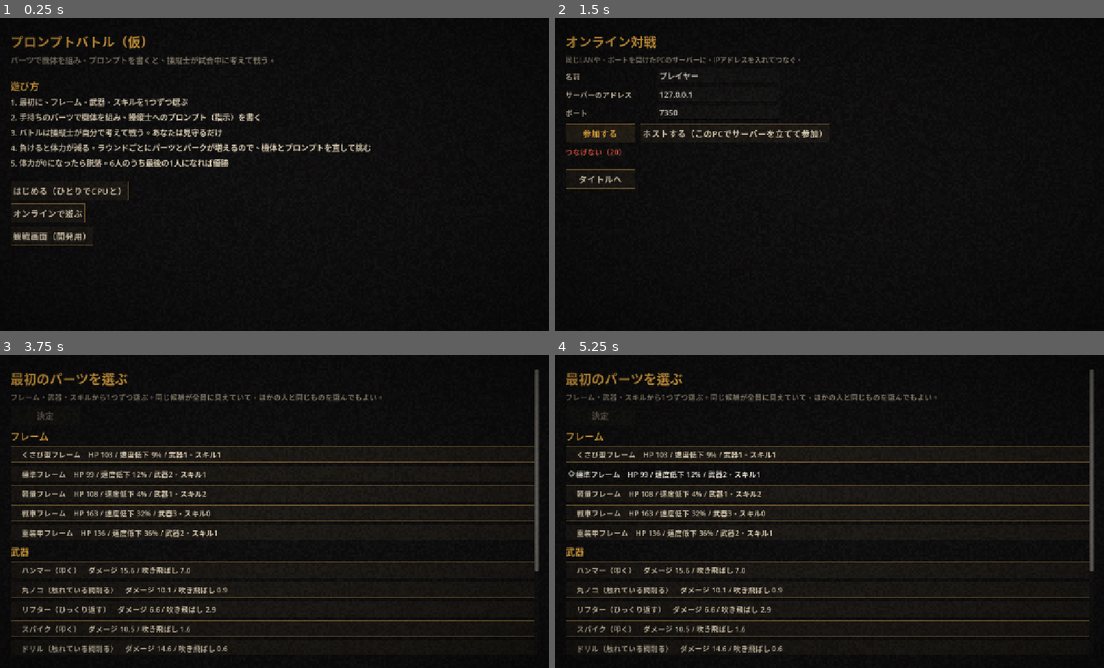
Above: before the commit, frames 1-4 (two rows, left to right).
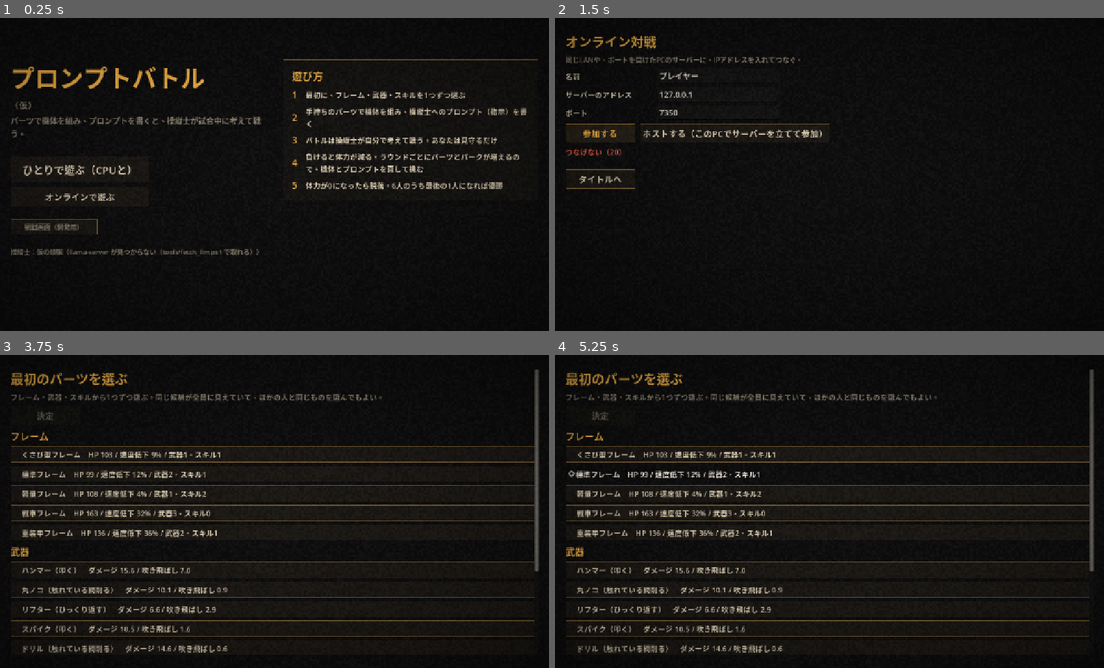
Above: after the commit, the same moments.

Repository: alhtgm/prompt-battle
Game: Godot game, scene res://view/main.tscn
Two runs of this game, one before a commit and one after it. Both use one fixed random seed, a clock stepped at 60 frames per second and the inputs below.
Inputs:
- Up to frame 1 (0.25 s): no input
- Up to frame 2 (1.5 s): click "オンラインで遊ぶ" at 0.5 s; click "参加する" at 1.25 s
- Up to frame 3 (3.75 s): click "ホストする（このPCでサーバーを立てて参加）" at 2 s; click "タイトルへ" at 2.75 s; click "はじめる（ひとりでCPUと）" (after the commit: "ひとりで遊ぶ（CPUと）") at 3.5 s
- Up to frame 4 (5.25 s): click "くさび型フレーム HP 103 / 速度低下 9% / 武…" at 4.25 s; click "標準フレーム HP 99 / 速度低下 12% / 武器2…" at 5 s

The runs differ from the first frame. In frame 1, 10% of the frame differs, in the area x 2-98%, y 5-77%; in frame 2, nothing differs; in frame 3, less than 0.1%; in frame 4, less than 0.1%.

Commit message:
UIの調整：組み立て・タイトル・バトル画面、出撃の確かめを1か所に
- 組み立て画面：枠の使い方を見出しに出し、枠がいっぱいなら選べなくする。
  問題があればその場で赤字で出し、出撃ボタンを押せなくする。残り時間を見出しの右へ（10秒を切ると赤）。
  通信対戦で送ったあとに直したら「まだ送っていない」と出す
- 体力の一覧をバーつきの表にする（組み立て画面とラウンド結果）
- タイトル画面：題名とボタンを左、遊び方の板を右に置く。操縦士の状態を出す
- バトル画面：頭上の一言が重ならないようにずらす。プロンプトの文字を大きく
- 出撃できるかの確かめを Player.assemble_build にまとめ、MatchSession・RemoteSession の
  submit_build と、状態を変えない check_build から使う（画面は check_build を呼ぶ）

Co-Authored-By: Claude Opus 5.5 <noreply@anthropic.com>

Diff:
--- a/core/match_session.gd
+++ b/core/match_session.gd
@@ -162,27 +162,21 @@
 	var p: Player = get_player(player_id)
 	if p == null or not p.alive:
 		return "そのプレイヤーは参加していない"
-	var b := Build.new()
-	b.frame = p.find_part(frame_uid)
-	for uid: Variant in weapon_uids:
-		var w: PartInstance = p.find_part(int(uid))
-		if w == null:
-			return "手持ちにない武器（uid %d）" % int(uid)
-		b.weapons.append(w)
-	for uid: Variant in skill_uids:
-		var s: PartInstance = p.find_part(int(uid))
-		if s == null:
-			return "手持ちにないスキル（uid %d）" % int(uid)
-		b.skills.append(s)
-	var err: String = b.validate(data, p.extra_weapon_slots(data), p.extra_skill_slots(data))
-	if not err.is_empty():
-		return err
-	if prompt.length() > p.prompt_max_chars(data):
-		return "プロンプトが長すぎる（%d / %d 文字）" % [prompt.length(), p.prompt_max_chars(data)]
-	p.build = b
+	var r: Dictionary = p.assemble_build(data, frame_uid, weapon_uids, skill_uids, prompt)
+	if not str(r["error"]).is_empty():
+		return r["error"]
+	p.build = r["build"]
 	p.prompt = prompt
 	p.done_this_phase = true
 	return ""
+
+
+## 出撃できるかだけを調べる（状態は変えない）。組み立て画面が、押す前に問題を見せるのに使う
+func check_build(player_id: int, frame_uid: int, weapon_uids: Array, skill_uids: Array, prompt: String) -> String:
+	var p: Player = get_player(player_id)
+	if p == null or not p.alive:
+		return "そのプレイヤーは参加していない"
+	return p.assemble_build(data, frame_uid, weapon_uids, skill_uids, prompt)["error"]
 
 
 ## 組み立てを締め切ってバトルを始める。決めていない人は、前の機体があればそのまま、なければ CPU の判断で組む
--- a/core/player.gd
+++ b/core/player.gd
@@ -61,6 +61,30 @@
 	return int(data.rule("round.prompt_max_chars")) + roundi(perk_add_total(data, "prompt.max_chars"))
 
 
+## 手持ちのパーツの uid から機体を組み、プロンプトと合わせて出撃できるかを調べる（状態は変えない）。
+## 返すのは {"build": 組んだ機体（問題があれば null）, "error": 問題（なければ空文字）}。
+## ひとりで遊ぶとき・通信対戦・組み立て画面の表示のすべてがこれを使い、確かめ方を1か所にまとめる
+func assemble_build(data: GameData, frame_uid: int, weapon_uids: Array, skill_uids: Array, prompt_text: String) -> Dictionary:
+	var b := Build.new()
+	b.frame = find_part(frame_uid)
+	for uid: Variant in weapon_uids:
+		var w: PartInstance = find_part(int(uid))
+		if w == null:
+			return {"build": null, "error": "手持ちにない武器（uid %d）" % int(uid)}
+		b.weapons.append(w)
+	for uid: Variant in skill_uids:
+		var s: PartInstance = find_part(int(uid))
+		if s == null:
+			return {"build": null, "error": "手持ちにないスキル（uid %d）" % int(uid)}
+		b.skills.append(s)
+	var err: String = b.validate(data, extra_weapon_slots(data), extra_skill_slots(data))
+	if not err.is_empty():
+		return {"build": null, "error": err}
+	if prompt_text.length() > prompt_max_chars(data):
+		return {"build": null, "error": "プロンプトが長すぎる（%d / %d 文字）" % [prompt_text.length(), prompt_max_chars(data)]}
+	return {"build": b, "error": ""}
+
+
 ## パークの効果をかけた、バトルで使う機体を作る（元の手持ちパーツは変えない）
 func effective_build(data: GameData) -> Build:
 	var b := Build.new()
--- a/net/remote_session.gd
+++ b/net/remote_session.gd
@@ -180,17 +180,22 @@
 	var me: Player = get_player(my_id)
 	if me == null or not me.alive:
 		return "参加していない"
-	var b: Build = _build_from_uids(me, {"frame": frame_uid, "weapons": weapon_uids, "skills": skill_uids})
-	var err: String = b.validate(data, me.extra_weapon_slots(data), me.extra_skill_slots(data))
-	if not err.is_empty():
-		return err
-	if prompt.length() > me.prompt_max_chars(data):
-		return "プロンプトが長すぎる（%d / %d 文字）" % [prompt.length(), me.prompt_max_chars(data)]
+	var r: Dictionary = me.assemble_build(data, frame_uid, weapon_uids, skill_uids, prompt)
+	if not str(r["error"]).is_empty():
+		return r["error"]
 	_send.call(Protocol.SUBMIT_BUILD, {"frame": frame_uid, "weapons": weapon_uids, "skills": skill_uids, "prompt": prompt})
-	me.build = b
+	me.build = r["build"]
 	me.prompt = prompt
 	_mark_done()
 	return ""
+
+
+## 出撃できるかだけを調べる（状態は変えない）。確かめ方は試合側（core）と同じ
+func check_build(_player_id: int, frame_uid: int, weapon_uids: Array, skill_uids: Array, prompt: String) -> String:
+	var me: Player = get_player(my_id)
+	if me == null or not me.alive:
+		return "参加していない"
+	return me.assemble_build(data, frame_uid, weapon_uids, skill_uids, prompt)["error"]
 
 
 func choose_perk(_player_id: int, perk_id: String) -> String:
--- a/tests/test_match.gd
+++ b/tests/test_match.gd
@@ -211,6 +211,12 @@
 		"枠を超える武器は付けられない")
 	check(not s.submit_build(0, frame_uid, [weapon_uid], [], "あ".repeat(121)).is_empty(), "121文字のプロンプトは長すぎる")
 	var skills: Array = [skill_uid] if data.get_part(me.hand[0].def_id).skill_slots > 0 else []
+	# 出撃できるかの確かめ（組み立て画面が使う）：答えは submit_build と同じで、状態は変えない
+	check_eq(s.check_build(0, frame_uid, [weapon_uid, weapon_uid, weapon_uid, weapon_uid], [], ""),
+		s.submit_build(0, frame_uid, [weapon_uid, weapon_uid, weapon_uid, weapon_uid], [], ""), "確かめと出撃で同じ答え")
+	check(s.check_build(0, frame_uid, [999999], [], "").contains("手持ちにない"), "手持ちにないパーツは確かめでも見つかる")
+	check_eq(s.check_build(0, frame_uid, [weapon_uid], skills, "突撃しろ"), "", "正しい機体なら確かめも通る")
+	check(me.build == null and not me.done_this_phase, "確かめただけでは機体も決定も変わらない")
 	check_eq(s.submit_build(0, frame_uid, [weapon_uid], skills, "突撃しろ"), "", "正しい機体なら組める")
 
 	# 制限時間がたつと自動で締め切られる
--- a/view/arena/battle_screen.gd
+++ b/view/arena/battle_screen.gd
@@ -8,6 +8,8 @@
 const PostOverlay := preload("res://view/post_overlay.gd")
 
 const LOG_LINES: int = 6
+## 頭上の文字どうしの最小のすき間（ピクセル）
+const BUBBLE_GAP: float = 4.0
 const COL_TEXT := Color(0.9, 0.87, 0.8)
 const COL_DIM := Color(0.62, 0.6, 0.55)
 const SIDE_COLORS: Array[Color] = [Color(0.45, 0.78, 1.0), Color(1.0, 0.62, 0.25)]
@@ -86,8 +88,8 @@
 		side_bars.append(bar)
 		side_intents.append(_label(p, "", 18, COL_TEXT))
 		side_says.append(_label(p, "", 20, Color(1.0, 0.92, 0.6)))
-		var pl: Label = _label(p, "", 14, COL_DIM)
-		pl.custom_minimum_size = Vector2(300, 0)
+		var pl: Label = _label(p, "", 16, COL_DIM)
+		pl.custom_minimum_size = Vector2(340, 0)
 		pl.autowrap_mode = TextServer.AUTOWRAP_WORD_SMART
 		side_prompts.append(pl)
 
@@ -135,6 +137,20 @@
 		b.reset_size()
 		var at: Vector2 = arena.camera.unproject_position(p) * float(Look.PIXEL_SHRINK)
 		b.position = at - Vector2(b.size.x * 0.5, b.size.y)
+	_separate_bubbles()
+
+
+## 2機が近いと頭上の文字が重なるので、重なった分だけ上にある方をさらに上へずらす
+func _separate_bubbles() -> void:
+	if not (bubbles[0].visible and bubbles[1].visible):
+		return
+	var r0 := Rect2(bubbles[0].position, bubbles[0].size).grow(BUBBLE_GAP * 0.5)
+	var r1 := Rect2(bubbles[1].position, bubbles[1].size).grow(BUBBLE_GAP * 0.5)
+	if not r0.intersects(r1):
+		return
+	var upper: Label = bubbles[0] if r0.position.y <= r1.position.y else bubbles[1]
+	var lower: Label = bubbles[1] if upper == bubbles[0] else bubbles[0]
+	upper.position.y = lower.position.y - upper.size.y - BUBBLE_GAP
 
 
 func set_speed(x: float) -> void:
--- a/view/garage/garage_screen.gd
+++ b/view/garage/garage_screen.gd
@@ -12,21 +12,41 @@
 	["慎重", "慎重に戦え。HPが減ったら修理に行け"],
 	["回り込み", "相手の後ろに回り込んで攻めろ"],
 ]
+## 残り時間がこの秒数以下になったら、時間の表示を赤くする
+const TIME_WARN_SEC: float = 10.0
 
 var frame_uid: int = -1
 var weapon_uids: Array[int] = []
 var skill_uids: Array[int] = []
 var _boxes: Dictionary = {}
+## チェックボックスの uid → パーツの種類
+var _box_kinds: Dictionary = {}
+## 種類 → 見出し（「武器　1 / 3」のように枠の使い方を出す）
+var _kind_heads: Dictionary = {}
 var _prompt: TextEdit
 var _counter: Label
 var _timer: Label
 var _brain: Label
-var _slots: Label
-var _message: Label
+## 出撃ボタンの横：今の選び方の問題（なければ空）
+var _problem: Label
+## 出撃ボタンの下：送ったかどうか（通信対戦で、ほかの人を待っている間に出す）
+var _status: Label
+var _go: Button
+var _time_warned: bool = false
+## 最後に送った機体とプロンプト（まだ送っていなければ空）。送ったあとに直したかを見分ける
+var _submitted: String = ""
 
 
 func build_ui() -> void:
-	add_title("ラウンド %d：組み立てとプロンプト" % session().round_no)
+	# 見出しの行：左にラウンド、右に残り時間
+	var head := HBoxContainer.new()
+	box.add_child(head)
+	var title: Label = add_label("ラウンド %d：組み立てとプロンプト" % session().round_no, 30, COL_ACCENT, head)
+	title.size_flags_horizontal = Control.SIZE_EXPAND_FILL
+	_timer = add_label("", 24, COL_ACCENT, head)
+	_timer.horizontal_alignment = HORIZONTAL_ALIGNMENT_RIGHT
+	_timer.autowrap_mode = TextServer.AUTOWRAP_OFF
+	_timer.tooltip_text = "時間切れになると前の機体で出撃"
 	var cols: Array[VBoxContainer] = add_columns()
 	var left: VBoxContainer = cols[0]
 	var right: VBoxContainer = cols[1]
@@ -50,7 +70,7 @@
 	add_label("チェックを入れて機体を組む。フレームは1つ、武器とスキルはフレームの枠の数まで。", 15, COL_DIM, left)
 	var frame_group := ButtonGroup.new()
 	for kind: String in GameData.KINDS:
-		add_label(UiText.KIND_LABELS[kind], 22, COL_ACCENT, left)
+		_kind_heads[kind] = add_label(UiText.KIND_LABELS[kind], 22, COL_ACCENT, left)
 		for part: Variant in p.hand:
 			if part.kind != kind:
 				continue
@@ -62,11 +82,10 @@
 				b.button_group = frame_group
 			b.toggled.connect(_on_toggled.bind(kind, part.uid))
 			_boxes[part.uid] = b
+			_box_kinds[part.uid] = kind
 			left.add_child(b)
-	_slots = add_label("", 17, COL_DIM, left)
-
-	# 右：残り時間、プロンプト、出撃、体力の一覧
-	_timer = add_label("", 20, COL_ACCENT, right)
+
+	# 右：操縦士、プロンプト、出撃、体力の一覧
 	_brain = add_label("", 15, COL_DIM, right)
 	add_label("操縦士へのプロンプト", 22, COL_ACCENT, right)
 	add_label("操縦士はこれを読んで、試合中に自分で動き方を決める。押すと例が入る：", 15, COL_DIM, right)
@@ -81,24 +100,40 @@
 		b.pressed.connect(set_prompt.bind(ex[1]))
 		examples.add_child(b)
 	_prompt = TextEdit.new()
-	_prompt.custom_minimum_size = Vector2(0, 110)
+	_prompt.custom_minimum_size = Vector2(0, 100)
 	_prompt.wrap_mode = TextEdit.LINE_WRAPPING_BOUNDARY
 	_prompt.add_theme_font_size_override("font_size", 18)
+	_prompt.placeholder_text = "例：HPが30%以下なら修理に行け。それ以外は突撃しろ"
 	_prompt.text = p.prompt
 	_prompt.text_changed.connect(_update_info)
 	right.add_child(_prompt)
 	_counter = add_label("", 15, COL_DIM, right)
-	_message = add_label("", 17, COL_BAD, right)
-	add_button("出撃", confirm, right)
-	add_label(" ", 10, COL_DIM, right)
-	add_standings(right)
+	_counter.horizontal_alignment = HORIZONTAL_ALIGNMENT_RIGHT
+	var go_row := HBoxContainer.new()
+	go_row.add_theme_constant_override("separation", 12)
+	right.add_child(go_row)
+	_go = add_button("出撃", confirm, go_row)
+	_go.custom_minimum_size = Vector2(200, 48)
+	_go.add_theme_font_size_override("font_size", 22)
+	_problem = add_label("", 16, COL_BAD, go_row)
+	_problem.size_flags_horizontal = Control.SIZE_EXPAND_FILL
+	_problem.vertical_alignment = VERTICAL_ALIGNMENT_CENTER
+	_status = add_label("", 15, COL_DIM, right)
+	add_label("みんなの体力", 17, COL_DIM, right)
+	add_standings(right, 15)
 	_sync_boxes()
 	_update_info()
 
 
 func _process(_delta: float) -> void:
 	if _timer != null and main.session != null:
-		_timer.text = "残り %d 秒（時間切れになると前の機体で出撃）" % ceili(maxf(0.0, session().phase_time_left))
+		var left: float = maxf(0.0, session().phase_time_left)
+		_timer.text = "残り %d 秒" % ceili(left)
+		# 色は残り時間が境目をまたいだときだけ変える（毎フレーム設定し直さない）
+		var warn: bool = left <= TIME_WARN_SEC
+		if warn != _time_warned:
+			_time_warned = warn
+			_timer.add_theme_color_override("font_color", COL_BAD if warn else COL_ACCENT)
 		_brain.text = main.agents.brain_status_text()
 
 
@@ -138,17 +173,40 @@
 func confirm() -> String:
 	var err: String = session().submit_build(main.human_id, frame_uid, weapon_uids, skill_uids, _prompt.text)
 	if not err.is_empty():
-		_message.text = err
+		_problem.text = err
 		return err
-	show_waiting(_message, "出撃準備OK。ほかのプレイヤーを待っています（直して押し直してもよい）")
+	_submitted = _selection_key()
+	_update_status()
 	session().finish_build()
 	return ""
+
+
+## 今の選び方とプロンプトをまとめた文字列（送ったあとに直したかを見分けるため）
+func _selection_key() -> String:
+	return JSON.stringify([frame_uid, weapon_uids, skill_uids, _prompt.text])
+
+
+## 送ったかどうかを出す。通信対戦では送ったあともこの画面に残るので、直してまだ送っていないことも伝える
+func _update_status() -> void:
+	if _submitted.is_empty():
+		_status.text = ""
+	elif _submitted == _selection_key():
+		show_waiting(_status, "出撃準備OK。ほかのプレイヤーを待っています（直して押し直してもよい）")
+	elif session().is_online():
+		_status.text = "直した内容はまだ送っていない。もう一度「出撃」を押すと送り直す"
+		_status.add_theme_color_override("font_color", COL_ACCENT)
 
 
 func _sync_boxes() -> void:
 	for uid: int in _boxes:
 		var on: bool = uid == frame_uid or weapon_uids.has(uid) or skill_uids.has(uid)
 		(_boxes[uid] as CheckBox).set_pressed_no_signal(on)
+
+
+## 今の選び方で出撃できるかを試合に尋ねる（状態は変えない）。問題がなければ空文字
+func current_problem() -> String:
+	var err: String = session().check_build(main.human_id, frame_uid, weapon_uids, skill_uids, _prompt.text)
+	return err + "。チェックを外してください" if err.contains("多すぎる") else err
 
 
 func _update_info() -> void:
@@ -161,10 +219,31 @@
 		var fdef: GameData.PartDef = data.get_part(frame.def_id)
 		max_w += fdef.weapon_slots
 		max_s += fdef.skill_slots
-	_slots.text = "武器 %d / %d　スキル %d / %d" % [weapon_uids.size(), max_w, skill_uids.size(), max_s]
-	_slots.add_theme_color_override("font_color",
-		COL_BAD if weapon_uids.size() > max_w or skill_uids.size() > max_s else COL_DIM)
+	# 見出しに枠の使い方を出し、あふれていれば赤くする
+	var limits: Dictionary = {
+		GameData.KIND_WEAPON: [weapon_uids.size(), max_w],
+		GameData.KIND_SKILL: [skill_uids.size(), max_s],
+	}
+	for kind: String in limits:
+		var used: int = limits[kind][0]
+		var cap: int = limits[kind][1]
+		var head: Label = _kind_heads[kind]
+		head.text = "%s　%d / %d" % [UiText.KIND_LABELS[kind], used, cap]
+		if cap == 0:
+			head.text += "（このフレームには付けられない）"
+		head.add_theme_color_override("font_color", COL_BAD if used > cap else COL_ACCENT)
+	# 枠がいっぱいの種類は、まだ選んでいないものを押せなくする（外すことはいつでもできる）
+	for uid: int in _boxes:
+		var kind: String = _box_kinds[uid]
+		if not limits.has(kind):
+			continue
+		var cb: CheckBox = _boxes[uid]
+		cb.disabled = not cb.button_pressed and int(limits[kind][0]) >= int(limits[kind][1])
 	var limit: int = p.prompt_max_chars(data)
 	var n: int = _prompt.text.length()
 	_counter.text = "%d / %d 文字" % [n, limit]
 	_counter.add_theme_color_override("font_color", COL_BAD if n > limit else COL_DIM)
+	var problem: String = current_problem()
+	_go.disabled = not problem.is_empty()
+	_problem.text = problem
+	_update_status()
--- a/view/screen_base.gd
+++ b/view/screen_base.gd
@@ -96,8 +96,29 @@
 
 
 ## 体力の一覧（生き残りが上）
-func add_standings(parent: Control = null) -> void:
+func add_standings(parent: Control = null, font_size: int = 16) -> void:
+	# 名前・体力のバー・数字・状態を表に並べ、差がひと目で分かるようにする
+	var grid := GridContainer.new()
+	grid.columns = 4
+	grid.add_theme_constant_override("h_separation", 12)
+	grid.add_theme_constant_override("v_separation", 2)
+	(parent if parent != null else box).add_child(grid)
+	var full: float = float(main.data.rule("initial_health"))
 	for p: Variant in session().standings():
 		var status: String = "%d位" % p.place if p.place > 0 else "生存"
 		var col: Color = COL_ACCENT if p.id == main.human_id else (COL_TEXT if p.alive else COL_DIM)
-		add_label("%s　体力 %d　%s　パーク %d個" % [p.name, roundi(p.health), status, p.perks.size()], 16, col, parent)
+		_cell(add_label(p.name, font_size, col, grid))
+		var bar := ProgressBar.new()
+		bar.show_percentage = false
+		bar.custom_minimum_size = Vector2(120, 10)
+		bar.size_flags_vertical = Control.SIZE_SHRINK_CENTER
+		bar.max_value = full
+		bar.value = p.health
+		grid.add_child(bar)
+		_cell(add_label("体力 %d" % roundi(p.health), font_size, col, grid))
+		_cell(add_label("%s　パーク %d個" % [status, p.perks.size()], font_size, COL_DIM if p.alive else col, grid))
+
+
+## 表の中の文字は折り返さない（折り返すと幅が0になって縦に並んでしまう）
+func _cell(l: Label) -> void:
+	l.autowrap_mode = TextServer.AUTOWRAP_OFF
--- a/view/title/title_screen.gd
+++ b/view/title/title_screen.gd
@@ -1,26 +1,69 @@
-# タイトル画面。遊び方を短く見せ、試合を始めるか、開発用の観戦画面を開く。
+# タイトル画面。左に題名と始めるボタン、右に遊び方を短く見せる。開発用の観戦画面へも行ける。
 extends "res://view/screen_base.gd"
 
 const HOW_TO_PLAY: Array[String] = [
-	"1. 最初に、フレーム・武器・スキルを1つずつ選ぶ",
-	"2. 手持ちのパーツで機体を組み、操縦士へのプロンプト（指示）を書く",
-	"3. バトルは操縦士が自分で考えて戦う。あなたは見守るだけ",
-	"4. 負けると体力が減る。ラウンドごとにパーツとパークが増えるので、機体とプロンプトを直して挑む",
-	"5. 体力が0になったら脱落。6人のうち最後の1人になれば優勝",
+	"最初に、フレーム・武器・スキルを1つずつ選ぶ",
+	"手持ちのパーツで機体を組み、操縦士へのプロンプト（指示）を書く",
+	"バトルは操縦士が自分で考えて戦う。あなたは見守るだけ",
+	"負けると体力が減る。ラウンドごとにパーツとパークが増えるので、機体とプロンプトを直して挑む",
+	"体力が0になったら脱落。6人のうち最後の1人になれば優勝",
 ]
+
+var _brain: Label
 
 
 func build_ui() -> void:
-	add_title("プロンプトバトル（仮）")
-	add_label("パーツで機体を組み、プロンプトを書くと、操縦士が試合中に考えて戦う。", 18, COL_DIM)
-	add_label(" ", 8)
-	add_label("遊び方", 22, COL_ACCENT)
-	for line: String in HOW_TO_PLAY:
-		add_label(line, 18)
-	add_label(" ", 8)
-	add_button("はじめる（ひとりでCPUと）", start)
-	add_button("オンラインで遊ぶ", open_online)
-	add_button("観戦画面（開発用）", open_debug_viewer)
+	var cols: Array[VBoxContainer] = add_columns(1.0)
+	var left: VBoxContainer = cols[0]
+	var right: VBoxContainer = cols[1]
+
+	# 左：題名とボタン
+	add_label(" ", 40, COL_DIM, left)
+	add_label("プロンプトバトル", 56, COL_ACCENT, left)
+	add_label("（仮）", 20, COL_DIM, left)
+	add_label("パーツで機体を組み、プロンプトを書くと、操縦士が試合中に考えて戦う。", 18, COL_DIM, left)
+	add_label(" ", 16, COL_DIM, left)
+	var start_btn: Button = add_button("ひとりで遊ぶ（CPUと）", start, left)
+	start_btn.custom_minimum_size = Vector2(320, 60)
+	start_btn.add_theme_font_size_override("font_size", 24)
+	start_btn.call_deferred("grab_focus")
+	var online_btn: Button = add_button("オンラインで遊ぶ", open_online, left)
+	online_btn.custom_minimum_size = Vector2(320, 48)
+	add_label(" ", 8, COL_DIM, left)
+	var debug_btn: Button = add_button("観戦画面（開発用）", open_debug_viewer, left)
+	debug_btn.custom_minimum_size = Vector2(200, 34)
+	debug_btn.add_theme_font_size_override("font_size", 15)
+	debug_btn.add_theme_color_override("font_color", COL_DIM)
+	add_label(" ", 8, COL_DIM, left)
+	_brain = add_label("", 15, COL_DIM, left)
+
+	# 右：遊び方の板
+	add_label(" ", 40, COL_DIM, right)
+	var panel := PanelContainer.new()
+	var style := StyleBoxFlat.new()
+	style.bg_color = Look.UI_PANEL
+	style.border_color = Look.UI_BORDER
+	style.set_border_width_all(1)
+	style.set_content_margin_all(20)
+	panel.add_theme_stylebox_override("panel", style)
+	right.add_child(panel)
+	var how := VBoxContainer.new()
+	how.add_theme_constant_override("separation", 10)
+	panel.add_child(how)
+	add_label("遊び方", 24, COL_ACCENT, how)
+	for i: int in HOW_TO_PLAY.size():
+		var row := HBoxContainer.new()
+		row.add_theme_constant_override("separation", 10)
+		how.add_child(row)
+		var num: Label = add_label("%d" % (i + 1), 22, COL_ACCENT, row)
+		num.custom_minimum_size = Vector2(22, 0)
+		var text: Label = add_label(HOW_TO_PLAY[i], 17, COL_TEXT, row)
+		text.size_flags_horizontal = Control.SIZE_EXPAND_FILL
+
+
+func _process(_delta: float) -> void:
+	if _brain != null and main != null and main.agents != null:
+		_brain.text = main.agents.brain_status_text()
 
 
 func open_online() -> void:
